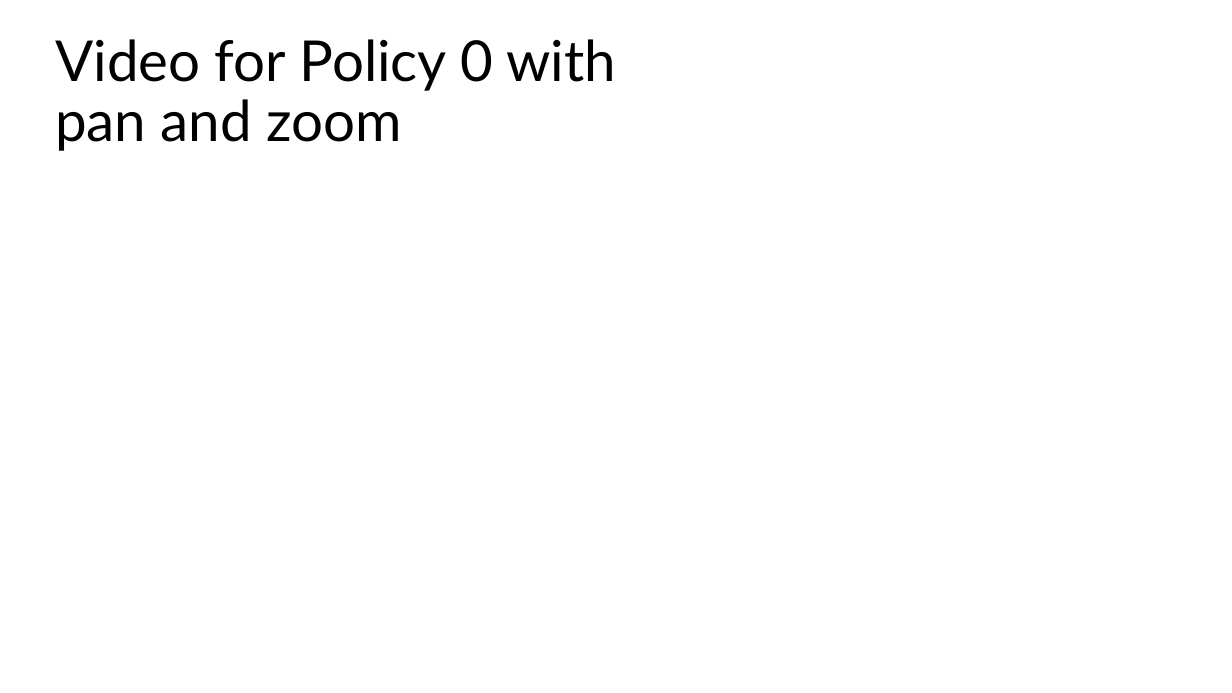
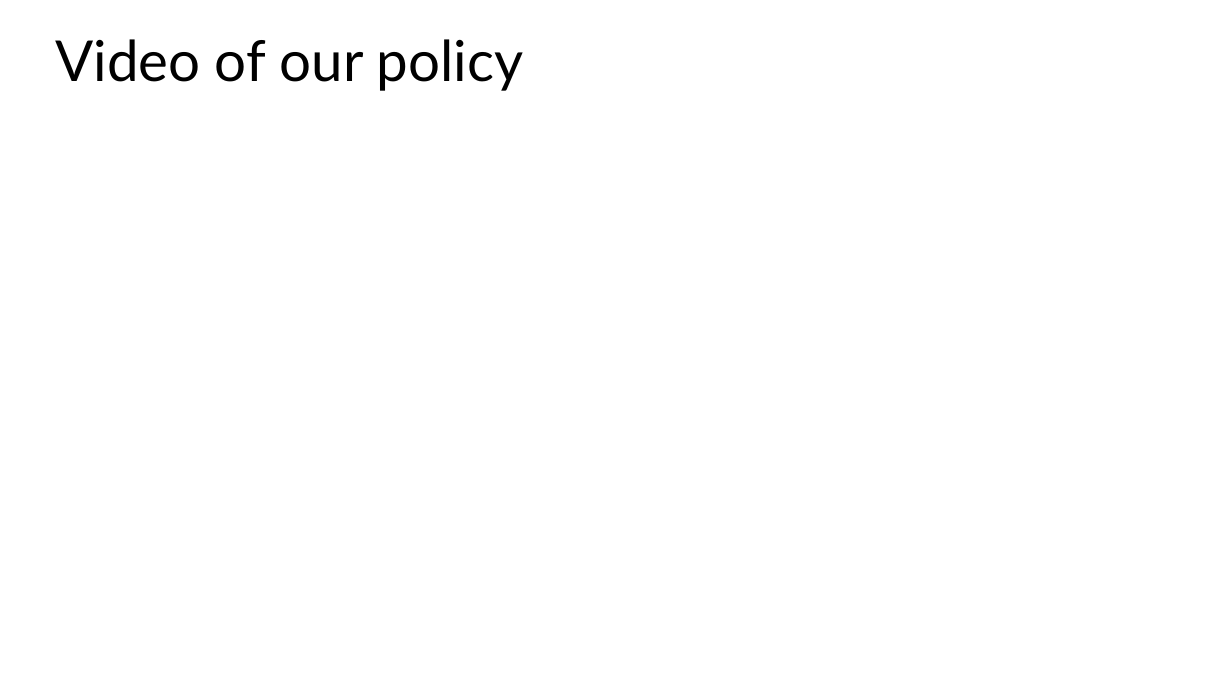
Before and after one commit to adfayed/aim_ros, a slide deck: slide 3 of Final Project Presentation.odp. Drawn at 1232x693 pixels with LibreOffice and Linux fonts; fonts in the diff are those of the drawing. Boxes give left, top, right and bottom in pixels: in the first picture for what was removed or moved away, otherwise in the second. Text is boxed around its words. In the diff, an @@ line names an element or a change of style, - is before the commit and + after.

```diff
--- a/Final Project Presentation.odp
+++ b/Final Project Presentation.odp
@@ text at (x1=55, y1=39, x2=524, y2=91): text changed @@
-Video for Policy 0 with pan and zoom
+Video of our policy
```
Also in this commit, not shown: 2 other slides changed, 2 slides added, 1 slide removed.
